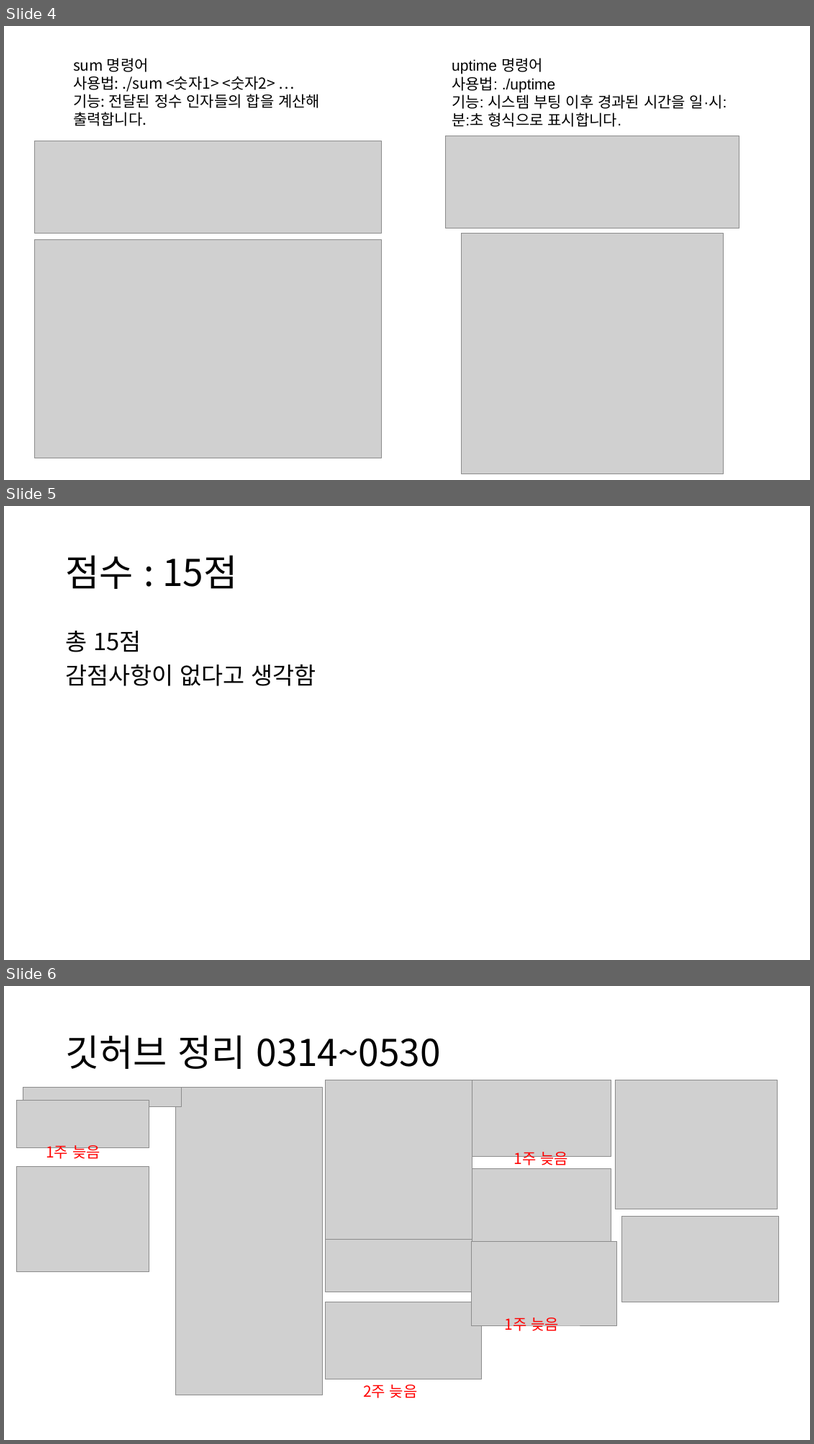
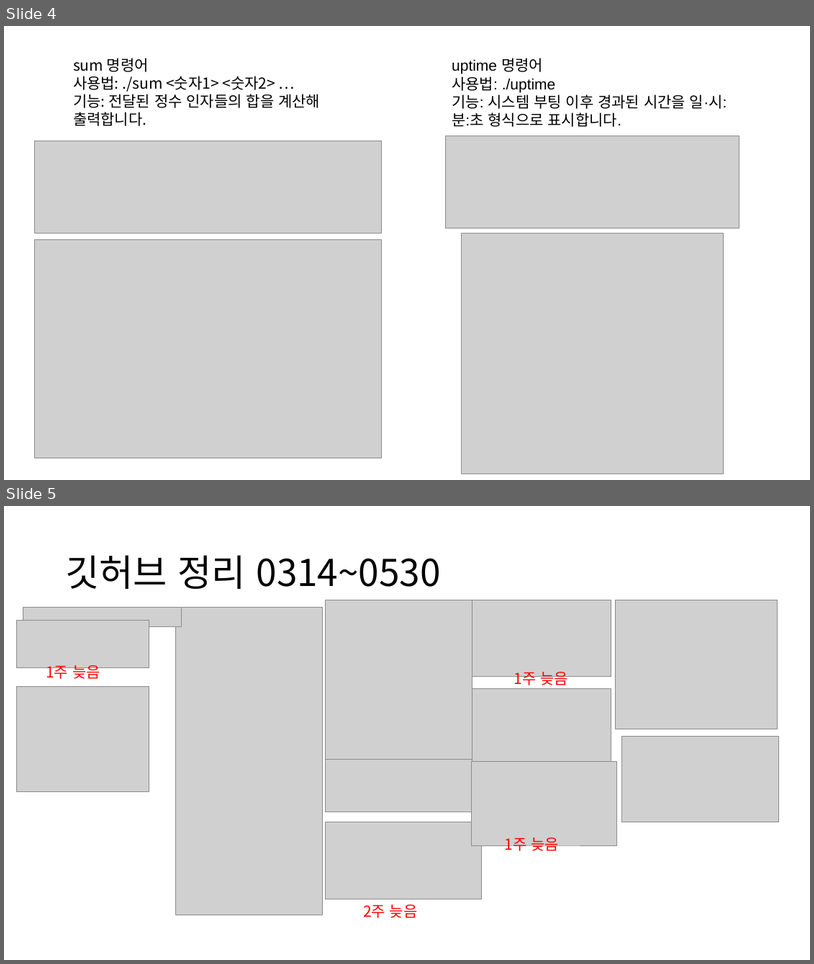
Before and after one commit to qkrtkdals962/ks-WebpgmSys, a slide deck: last/시스템 프로그래밍.pptx. Shown one above the other, each under a label of ours: slides 4, 5 and 6 before the commit, slides 4 and 5 after it. The pictures are 814x1444 and 814x964 pixels, drawn with LibreOffice and Linux fonts; fonts in the diff are those of the drawing; grey boxes stand for pictures. Boxes give left, top, right and bottom in pixels: in the first picture for what was removed or moved away, otherwise in the second. Text is boxed around its words. In the diff, an @@ line names an element or a change of style, - is before the commit and + after.

```diff
--- a/last/시스템 프로그래밍.pptx
+++ b/last/시스템 프로그래밍.pptx
@@ slide 5 removed at [4, 506, 810, 960], background #FFFFFF @@
@@ title removed at [65, 555, 237, 589] @@
-점수 : 15점
@@ text removed at [65, 631, 316, 686] @@
-총 15점
-감점사항이 없다고 생각함
@@ what was slide 6 is now slide 5 @@
```
Also in this commit, not shown: 1 slide changed, 1 other file.
